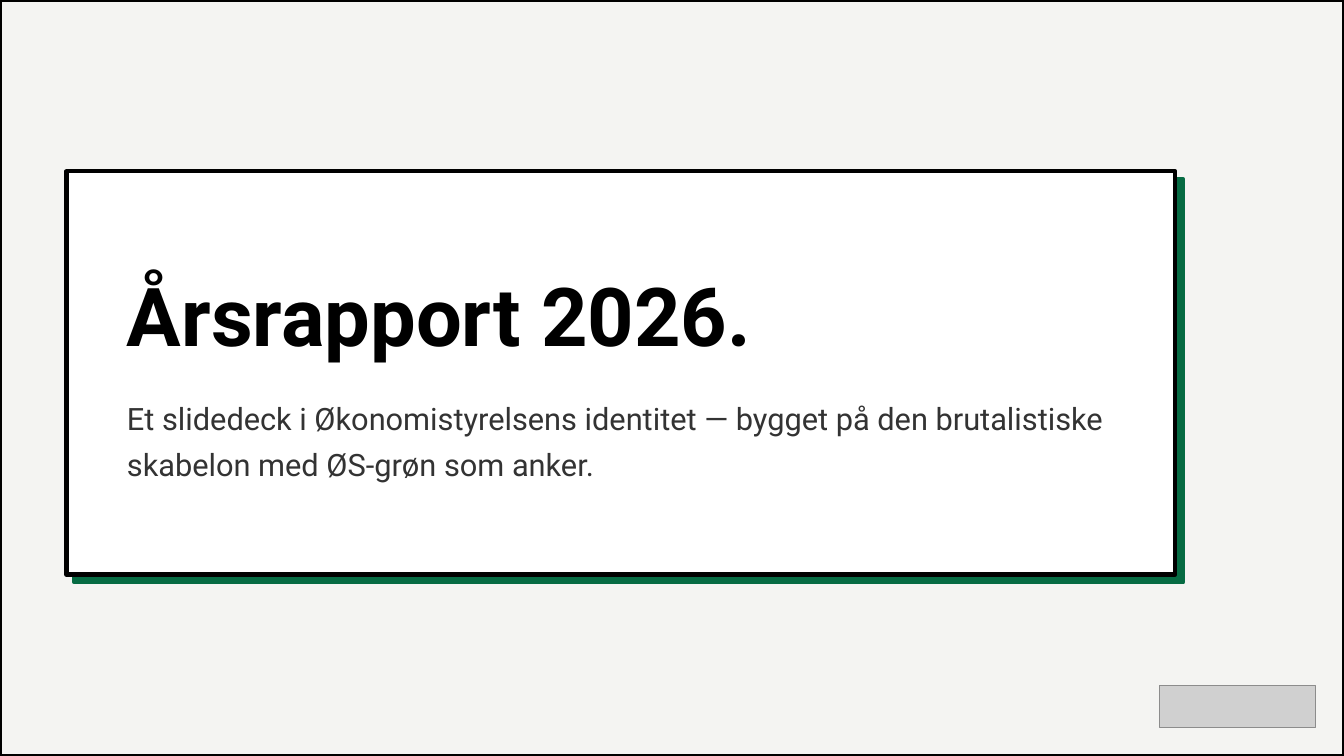
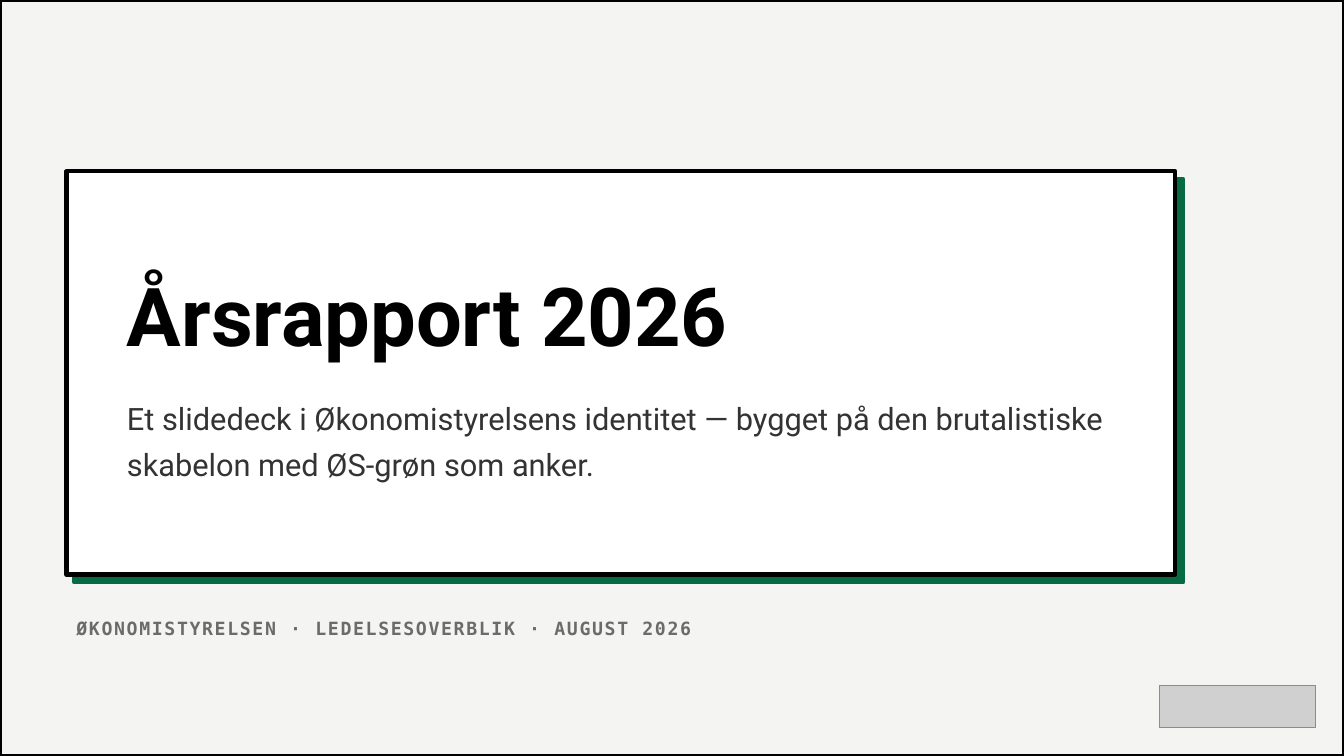
Before and after one commit to morten1415-maker/morten-slides, a slide deck: slide 1 of example.pptx. Drawn at 1344x756 pixels with LibreOffice and Linux fonts; fonts in the diff are those of the drawing; grey boxes stand for pictures. Boxes give left, top, right and bottom in pixels: in the first picture for what was removed or moved away, otherwise in the second. Text is boxed around its words. In the diff, an @@ line names an element or a change of style, - is before the commit and + after.

```diff
--- a/example.pptx
+++ b/example.pptx
@@ text in rectangle at (127,271,727,363): text changed @@
-Årsrapport 2026.
+Årsrapport 2026
@@ text added at (76,621,691,636), 13 pt, text #6B6B6B, bold @@
+ØKONOMISTYRELSEN · LEDELSESOVERBLIK · AUGUST 2026
```
Also in this commit, not shown: 6 other files.
